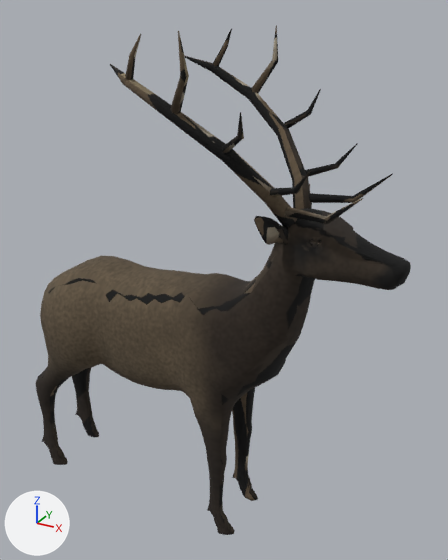
The glTF model public/assets/wildlife/elk.glb: old version first, new version second.
Both versions are drawn from a camera (50 mm lens) standing at (2.32, -3.13, 3.42) and looking at (0.52, 0.14, 1.78). The axes (+X, +Y, +Z) are drawn at lower left. The lights are the same throughout. The older version comes first. Where no turn or scale is listed for an object, it has been applied to the vertices. Vertices at exactly the same position are counted once.

Before the edit, the objects in view are built like this:
```python
me_deer = bpy.data.meshes.new('Deer')
me_deer.from_pydata(...)  # 2231 vertices, 4403 faces; spans x -0.97..1.72, y -0.54..0.54, z -0.01..3.31
me_deer.materials.append(mat_natural_coat___painted_vertices)
ob_deer = bpy.data.objects.new('Deer', me_deer)
ob_deer.location = (0.0, 0.0, 0.006)
```
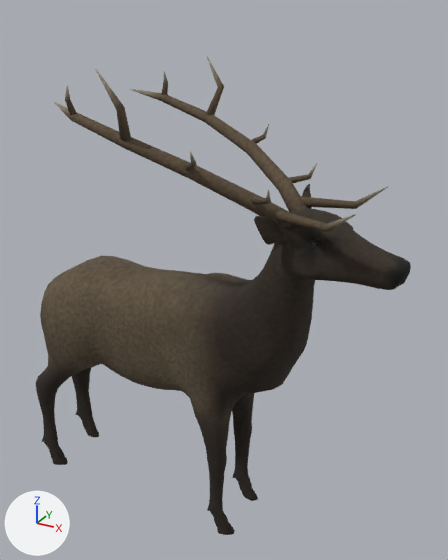
Edits to the bpy script that builds the scene:
```text
Change me_deer:
    used by ob_deer; location = (0.0, 0.0, 0.006)
    remove me_deer.from_pydata(...)  # 2231 vertices, 4403 faces; spans x -0.97..1.72, y -0.54..0.54, z -0.01..3.31
    add me_deer.from_pydata(...)  # 2231 vertices, 4403 faces; spans x -0.97..1.72, y -0.55..0.55, z -0.01..3.13
    me_deer part 1: 491 of 2231 vertices moved; they spanned x 0.11..1.51, y -0.54..0.54, z 1.17..3.31 and now span x -0.32..1.49, y -0.55..0.55, z 1.16..3.13; mean shift (-0.14, 0.0, -0.09); largest move (0.4, -0.47, 3.29) -> (-0.11, -0.47, 3.03)
    me_deer part 2: texture (UV) coordinates of 4355 of 4403 faces, centred in x -0.97..1.72, y -0.54..0.54, z 0.0..3.31, changed; they spanned u 0.01..0.99, v 0.01..0.99 and now span u 0.01..0.99, v 0.01..0.98
```

Location of each change, (x1, y1, x2, y2) in pixels of the pictures (448 x 560 px; the box of a moved part takes in the faces that stretch with it):
'Deer', reshaped, surface changed (6% shorter): before (35, 25, 411, 535); after (35, 56, 411, 535)
part 1 of me_deer, moved or reshaped: before (110, 25, 393, 401); after (54, 56, 388, 401)
part 2 of me_deer, surface changed: before (46, 25, 401, 501); after (46, 56, 401, 501)
